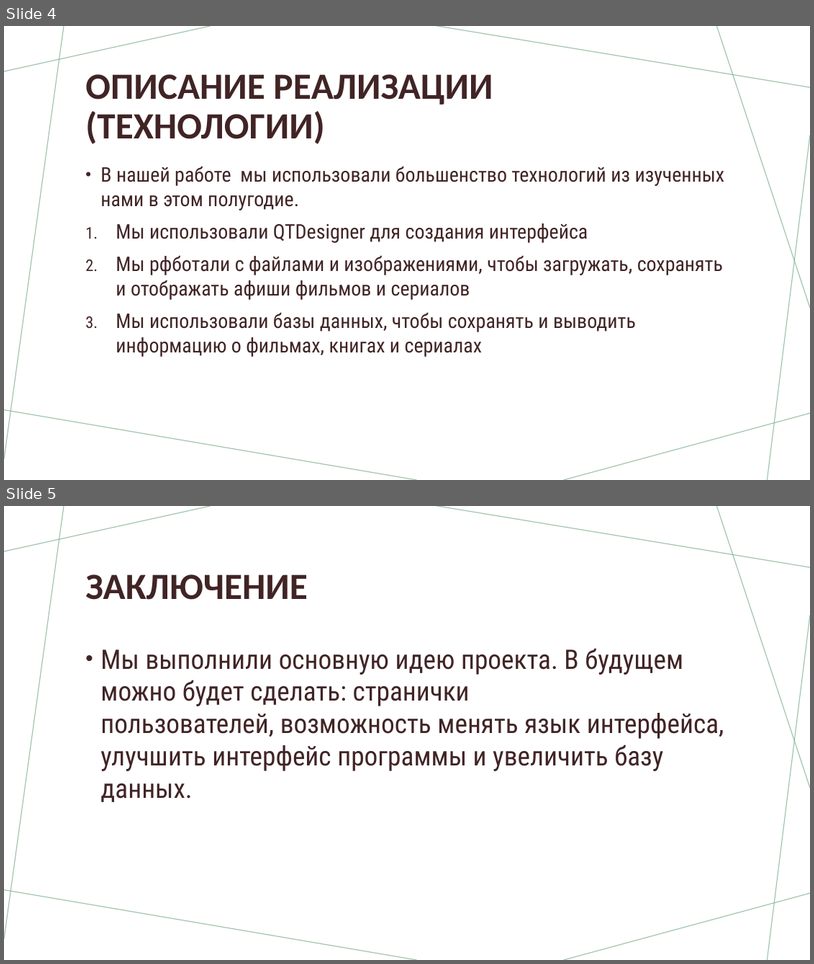
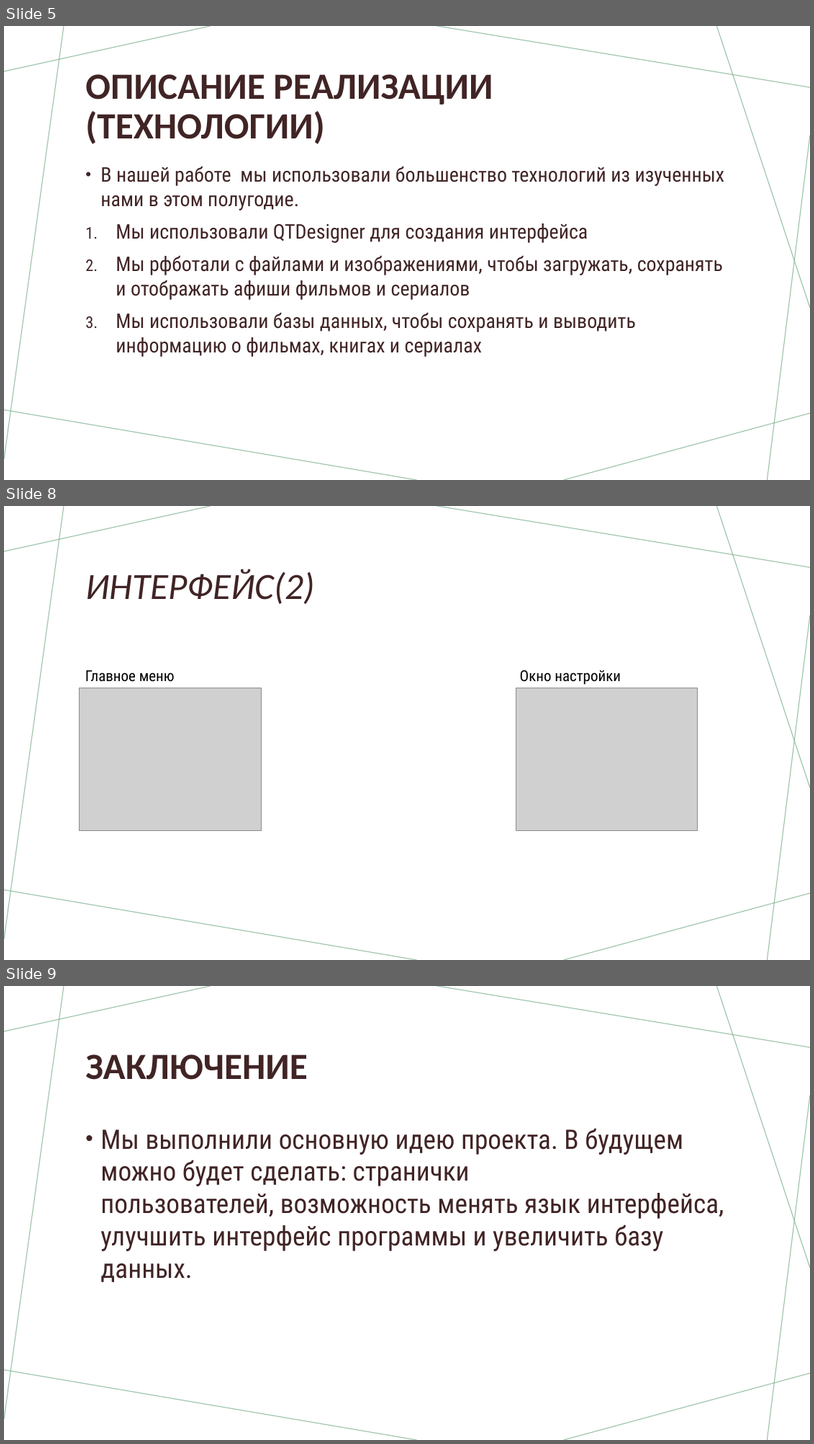
Before and after one commit to Zloiben/Application, a slide deck: information/Презентация.pptx. Shown one above the other, each under a label of ours: slides 4 and 5 before the commit, slides 5, 8 and 9 after it; the slides between them are not shown. The pictures are 814x964 and 814x1444 pixels, drawn with LibreOffice and Linux fonts; fonts in the diff are those of the drawing; grey boxes stand for pictures. Boxes give left, top, right and bottom in pixels: in the first picture for what was removed or moved away, otherwise in the second. Text is boxed around its words. In the diff, an @@ line names an element or a change of style, - is before the commit and + after.

```diff
--- a/information/Презентация.pptx
+++ b/information/Презентация.pptx
@@ slide 8 added at <box>4,506,810,960</box>, background #FFFFFF; not listed: 7 template elements that a slide beside it also shows @@
@@ title added at <box>85,569,315,604</box>, 44 pt, text #412425, italic @@
+ИНТЕРФЕЙС(2)
@@ text added at <box>85,670,175,682</box>, 18 pt, text #000000 @@
+Главное меню
@@ text added at <box>520,670,621,685</box>, 18 pt, text #000000 @@
+Окно настройки
@@ picture added at <box>80,687,262,830</box> @@
@@ picture added at <box>517,688,698,831</box> @@
@@ what was slide 4 is now slide 5 @@
@@ what was slide 5 is now slide 9 @@
```
Also in this commit, not shown: 1 slide changed, 3 other slides added.
